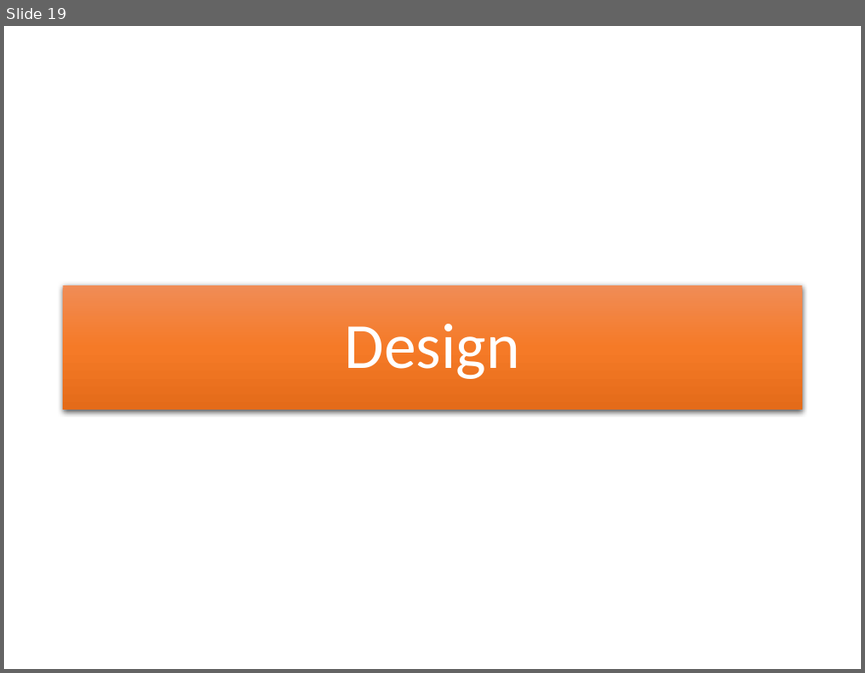
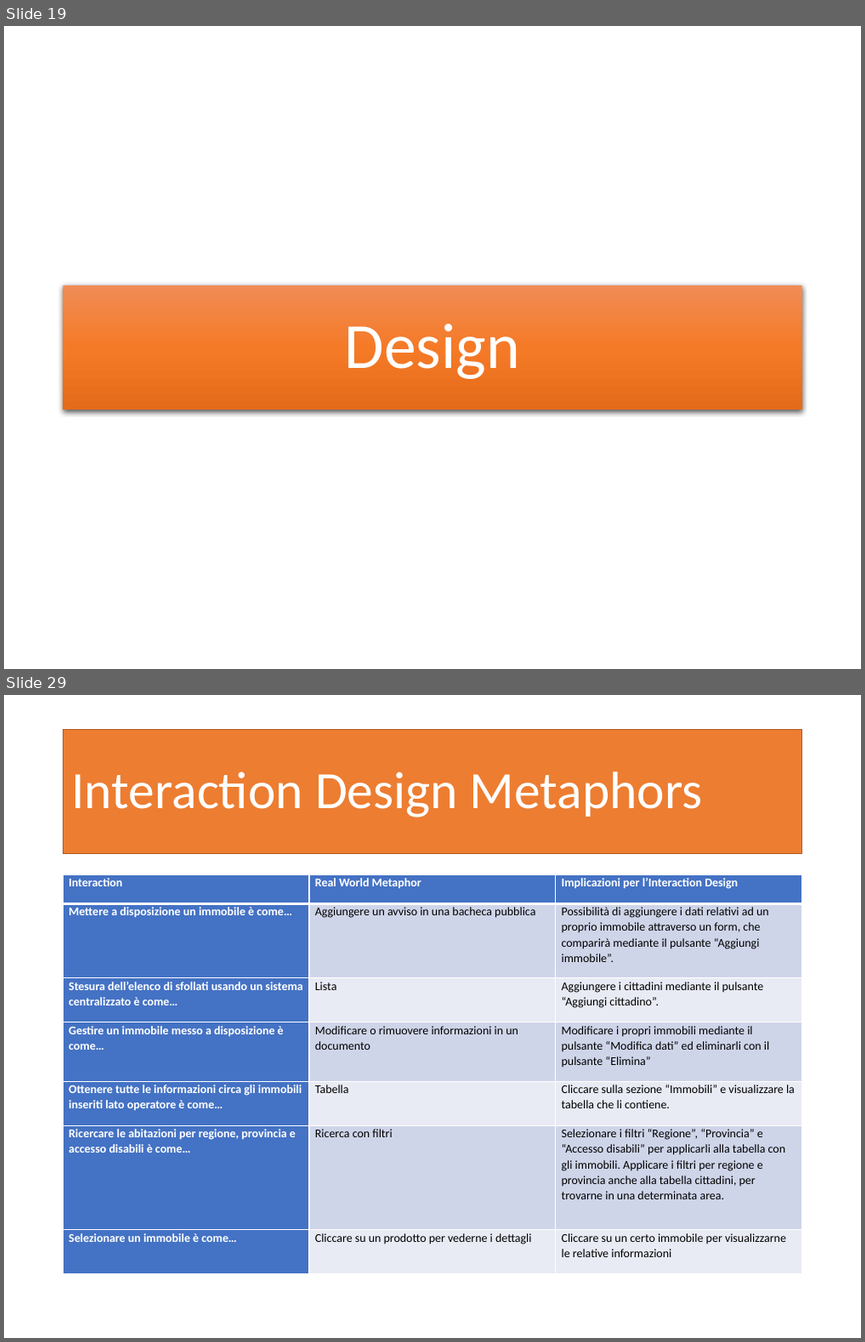
Before and after one commit to garjilius/ShareMyHouse, a slide deck: Documentazione/PresentazioneShareMyHouse.pptx. Shown one above the other, each under a label of ours: slide 19 before the commit, slides 19 and 29 after it; the slides between them are not shown. The pictures are 865x673 and 865x1342 pixels, drawn with LibreOffice and Linux fonts; fonts in the diff are those of the drawing. Boxes give left, top, right and bottom in pixels: in the first picture for what was removed or moved away, otherwise in the second. Text is boxed around its words. In the diff, an @@ line names an element or a change of style, - is before the commit and + after.

Commit message:
Aggiunta fase di design alla presentazione

```diff
--- a/Documentazione/PresentazioneShareMyHouse.pptx
+++ b/Documentazione/PresentazioneShareMyHouse.pptx
@@ slide 29 added at [4,695,861,1338], background #FFFFFF @@
@@ title added at [64,729,801,853], fill #ED7D31, outline #AF5C24 1 pt, 44 pt, text #FFFFFF @@
+Interaction Design Metaphors
@@ table added at [64,874,801,1273], 7 rows, 3 columns @@
+Interaction | Real World Metaphor | Implicazioni per l’Interaction Design
+Mettere a disposizione un immobile è come… | Aggiungere un avviso in una bacheca pubblica | Possibilità di aggiungere i dati relativi ad un proprio immobile attraverso un form, che comparirà mediante il pulsante “Aggiungi immobile”.
+Stesura dell’elenco di sfollati usando un sistema centralizzato è come… | Lista | Aggiungere i cittadini mediante il pulsante “Aggiungi cittadino”.
+Gestire un immobile messo a disposizione è come… | Modificare o rimuovere informazioni in un documento | Modificare i propri immobili mediante il pulsante “Modifica dati” ed eliminarli con il pulsante “Elimina”
+Ottenere tutte le informazioni circa gli immobili inseriti lato operatore è come… | Tabella | Cliccare sulla sezione “Immobili” e visualizzare la tabella che li contiene.
+Ricercare le abitazioni per regione, provincia e accesso disabili è come… | Ricerca con filtri | Selezionare i filtri “Regione”, “Provincia” e “Accesso disabili” per applicarli alla tabella con gli immobili. Applicare i filtri per regione e provincia anche alla tabella cittadini, per trovarne in una determinata area.
+Selezionare un immobile è come… | Cliccare su un prodotto per vederne i dettagli | Cliccare su un certo immobile per visualizzarne le relative informazioni
```
Also in this commit, not shown: 1 slide changed, 12 other slides added, 2 other files.
